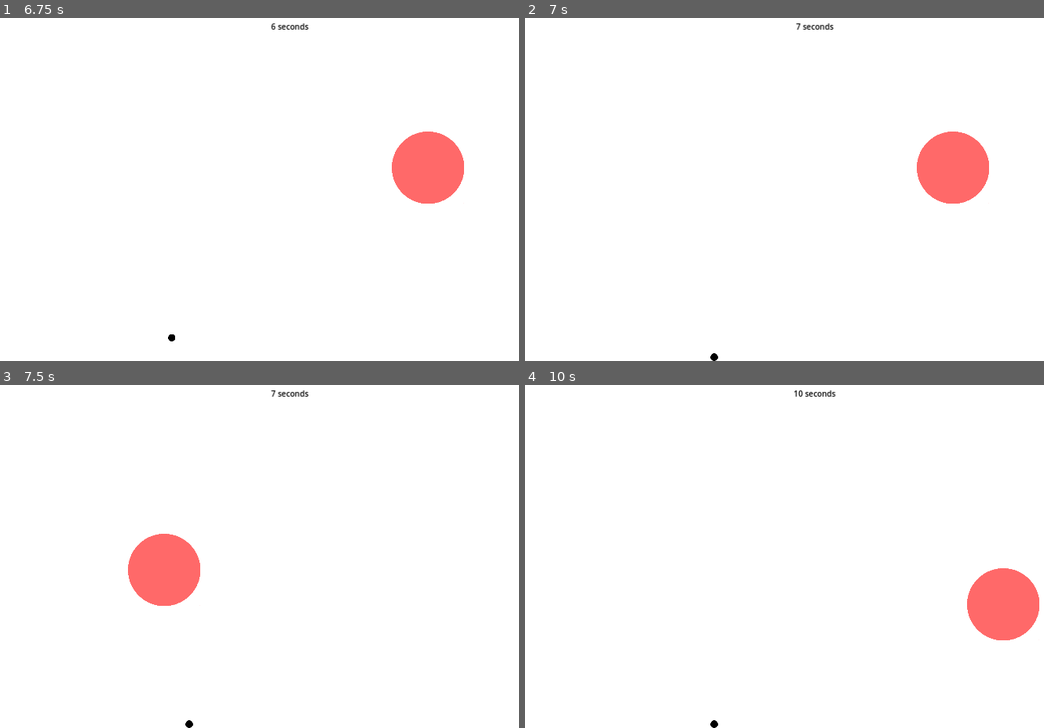
Above: before the commit, frames 1-4 (two rows, left to right).
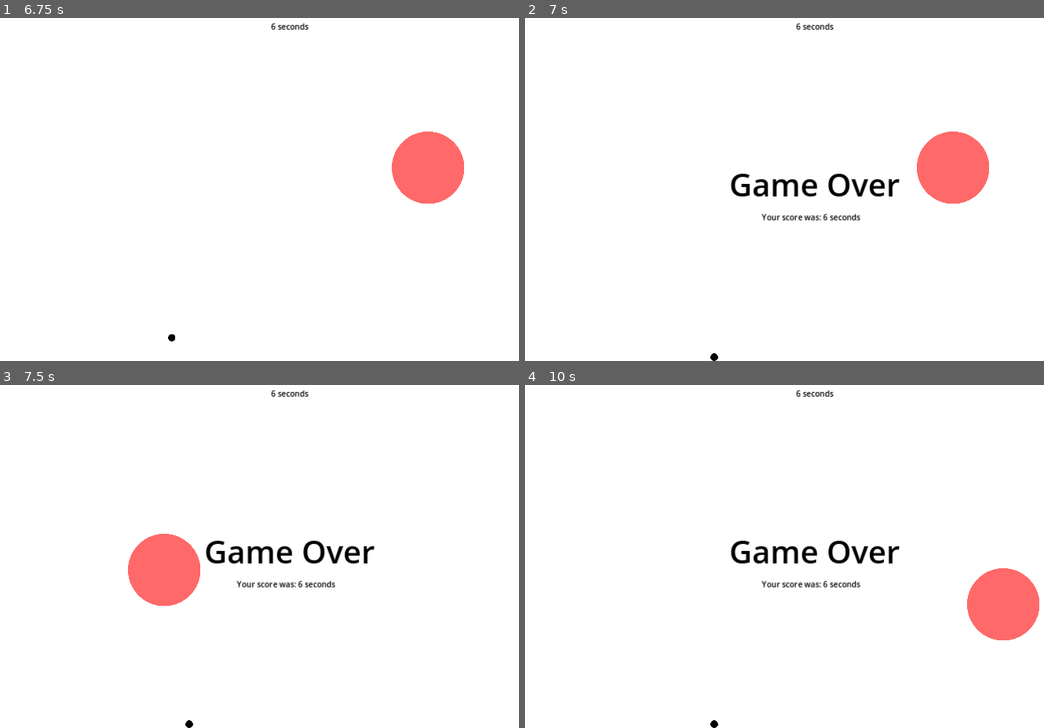
Above: after the commit, the same moments.

Repository: adsuttman/GBGJ1
Game: Godot game, scene res://timer_mode.tscn
Same seed, same stepped clock (60 frames per second), same inputs: the game is played once before the commit and once after it. This scene is started directly instead of the project's main scene.
Inputs (mouse positions are in pixels of both pictures, inside the frame that each line leads up to):
- Up to frame 1 (6.75 s): tap Enter at 0.5, 2, 3.5 s; move the mouse to (425, 165) at 0.52 s; click (425, 165) at 0.67 s; tap Space at 1.25, 2.75, 4.25 s; move the mouse to (166, 203) at 1.27 s; click (166, 203) at 1.42 s; move the mouse to (352, 107) at 2.02 s; click (352, 107) at 2.17 s; move the mouse to (259, 254) at 2.77 s; click (259, 254) at 2.92 s; move the mouse to (477, 237) at 3.52 s; click (477, 237) at 3.67 s; move the mouse to (103, 131) at 4.27 s; click (103, 131) at 4.42 s; move the mouse to (321, 186) at 5.02 s; click (321, 186) at 5.17 s; move the mouse to (197, 96) at 5.77 s; click (197, 96) at 5.92 s; move the mouse to (425, 165) at 6.52 s; click (425, 165) at 6.67 s
- Up to frame 2 (7 s): no input
- Up to frame 3 (7.5 s): move the mouse to (166, 570) at 7.27 s; click (166, 570) at 7.42 s
- Up to frame 4 (10 s): move the mouse to (877, 474) at 8.02 s; click (877, 474) at 8.17 s; move the mouse to (784, 621) at 8.77 s; click (784, 621) at 8.92 s; move the mouse to (1002, 604) at 9.52 s; click (1002, 604) at 9.67 s

Frame 1 is identical in both runs. In frame 2, 1.2% of the frame differs, in the area x 39-73%, y 1-60%; in frame 3, 1.2%; in frame 4, 1.3%.

Commit message:
added game over screen

Diff:
--- a/game.gd
+++ b/game.gd
@@ -7,3 +7,7 @@
 func _physics_process(delta: float) -> void:
 	if ball.position.y > 712:
 		ball_touched_floor.emit()
+
+func display_game_over(score: String):
+	$GameOver/GameOverText/Score.text = "Your score was: " + score
+	$GameOver.show()
--- a/game.tscn
+++ b/game.tscn
@@ -20,6 +20,14 @@
 [sub_resource type="PhysicsMaterial" id="PhysicsMaterial_tarvr"]
 rough = true
 absorbent = true
+
+[sub_resource type="LabelSettings" id="LabelSettings_pkptr"]
+font_size = 64
+font_color = Color(0, 0, 0, 1)
+
+[sub_resource type="LabelSettings" id="LabelSettings_7h8eb"]
+line_spacing = 0.0
+font_color = Color(0, 0, 0, 1)
 
 [node name="Game" type="Node2D"]
 script = ExtResource("1_n41f6")
@@ -67,3 +75,43 @@
 [node name="Ball" parent="." instance=ExtResource("2_oupdh")]
 z_index = 1
 position = Vector2(637, 355)
+
+[node name="GameOver" type="Control" parent="."]
+visible = false
+top_level = true
+layout_mode = 3
+anchors_preset = 0
+offset_right = 1280.0
+offset_bottom = 720.0
+
+[node name="GameOverText" type="Label" parent="GameOver"]
+layout_mode = 1
+anchors_preset = 8
+anchor_left = 0.5
+anchor_top = 0.5
+anchor_right = 0.5
+anchor_bottom = 0.5
+offset_left = -173.5
+offset_top = -45.5
+offset_right = 173.5
+offset_bottom = 45.5
+grow_horizontal = 2
+grow_vertical = 2
+text = "Game Over"
+label_settings = SubResource("LabelSettings_pkptr")
+
+[node name="Score" type="Label" parent="GameOver/GameOverText"]
+layout_mode = 1
+anchors_preset = 7
+anchor_left = 0.5
+anchor_top = 1.0
+anchor_right = 0.5
+anchor_bottom = 1.0
+offset_left = -108.5
+offset_top = 9.0
+offset_right = 108.5
+offset_bottom = 32.0
+grow_horizontal = 2
+grow_vertical = 0
+text = "Your score was: Placeholder"
+label_settings = SubResource("LabelSettings_7h8eb")
--- a/timer_mode.gd
+++ b/timer_mode.gd
@@ -3,6 +3,7 @@
 var time: int = 0
 @onready var timer = $Timer
 @onready var label = $UI/Time
+@onready var game = $Game
 
 func _ready() -> void:
 	start_timer()
@@ -13,3 +14,8 @@
 func _on_timer_timeout() -> void:
 	time += 1
 	label.text = "\n" + String.num(time) + " seconds"
+
+
+func _on_game_ball_touched_floor() -> void:
+	timer.stop()
+	game.display_game_over(String.num(time) + " seconds")
--- a/timer_mode.tscn
+++ b/timer_mode.tscn
@@ -37,4 +37,5 @@
 [node name="Timer" type="Timer" parent="."]
 process_callback = 0
 
+[connection signal="ball_touched_floor" from="Game" to="." method="_on_game_ball_touched_floor"]
 [connection signal="timeout" from="Timer" to="." method="_on_timer_timeout"]
Not shown: 1 places in game.tscn that only renumber resources
